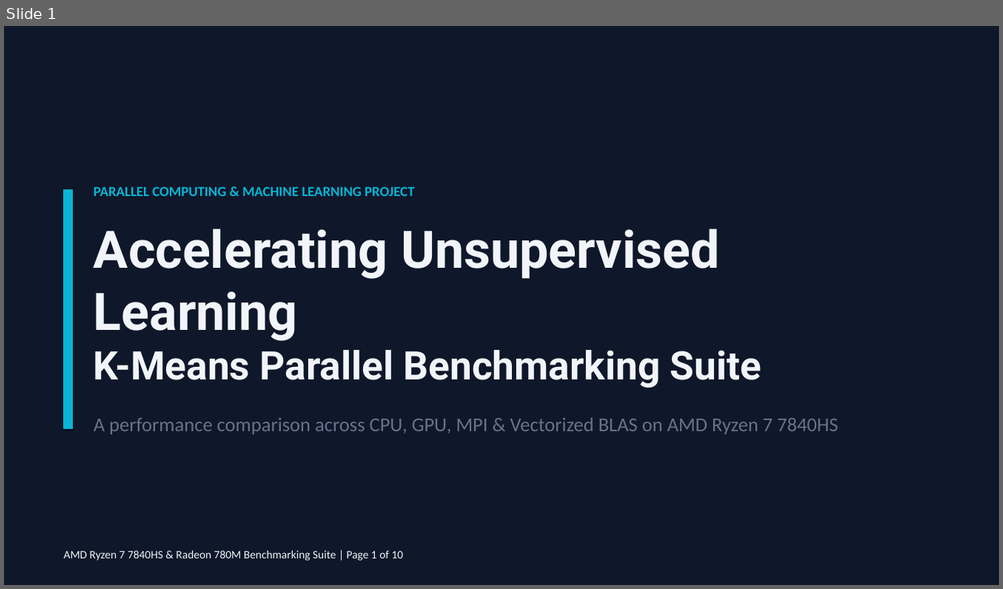
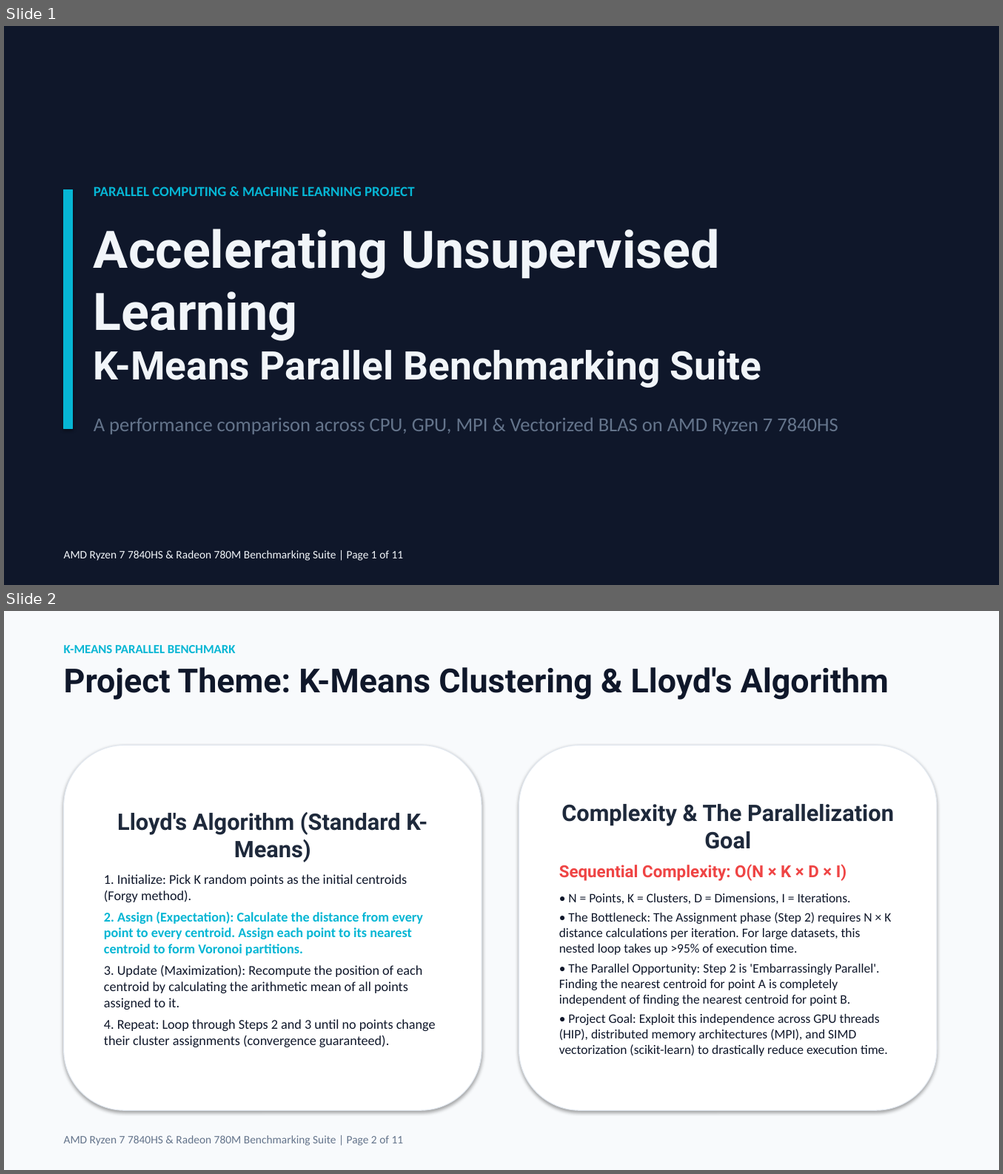
Before and after one commit to andreisugu/KMeans-GPU-Benchmark, a slide deck: KMeans_Presentation.pptx. Shown one above the other, each under a label of ours: slide 1 before the commit, slides 1 and 2 after it. The pictures are 1003x589 and 1003x1174 pixels, drawn with LibreOffice and Linux fonts; fonts in the diff are those of the drawing. Boxes give left, top, right and bottom in pixels: in the first picture for what was removed or moved away, otherwise in the second. Text is boxed around its words. In the diff, an @@ line names an element or a change of style, - is before the commit and + after.

Commit message:
feat: add K-Means algorithm overview slide and update total slide count

```diff
--- a/KMeans_Presentation.pptx
+++ b/KMeans_Presentation.pptx
@@ slide 2 added at box(4, 611, 999, 1170), background #F8FAFC @@
@@ text added at box(64, 645, 236, 653), 12 pt, text #06B6D4, bold @@
+K-MEANS PARALLEL BENCHMARK
@@ text added at box(64, 667, 888, 700), 32 pt, text #0F172A, bold @@
+Project Theme: K-Means Clustering & Lloyd's Algorithm
@@ rounded rectangle added at box(64, 745, 481, 1111), fill #FFFFFF, outline #E2E8F0 0.75 pt, 13 pt, text #0F172A @@
+Lloyd's Algorithm (Standard K-Means)
+1. Initialize: Pick K random points as the initial centroids (Forgy method).
+2. Assign (Expectation): Calculate the distance from every point to every centroid. Assign each point to its nearest centroid to form Voronoi partitions.
+3. Update (Maximization): Recompute the position of each centroid by calculating the arithmetic mean of all points assigned to it.
+4. Repeat: Loop through Steps 2 and 3 until no points change their cluster assignments (convergence guaranteed).
@@ rounded rectangle added at box(519, 745, 936, 1111), fill #FFFFFF, outline #E2E8F0 0.75 pt, 12.5 pt, text #0F172A @@
+Complexity & The Parallelization Goal
+Sequential Complexity: O(N × K × D × I)
+• N = Points, K = Clusters, D = Dimensions, I = Iterations.
+• The Bottleneck: The Assignment phase (Step 2) requires N × K distance calculations per iteration. For large datasets, this nested loop takes up >95% of execution time.
+• The Parallel Opportunity: Step 2 is 'Embarrassingly Parallel'. Finding the nearest centroid for point A is completely independent of finding the nearest centroid for point B.
+• Project Goal: Exploit this independence across GPU threads (HIP), distributed memory architectures (MPI), and SIMD vectorization (scikit-learn) to drastically reduce execution time.
@@ text added at box(64, 1136, 404, 1146), 11 pt, text #64748B @@
+AMD Ryzen 7 7840HS & Radeon 780M Benchmarking Suite | Page 2 of 11
@@ slide 1 changed as well @@
@@ text at box(64, 551, 404, 561): text changed @@
-AMD Ryzen 7 7840HS & Radeon 780M Benchmarking Suite | Page 1 of 10
+AMD Ryzen 7 7840HS & Radeon 780M Benchmarking Suite | Page 1 of 11
```
Also in this commit, not shown: 9 other slides changed, 1 other file.
